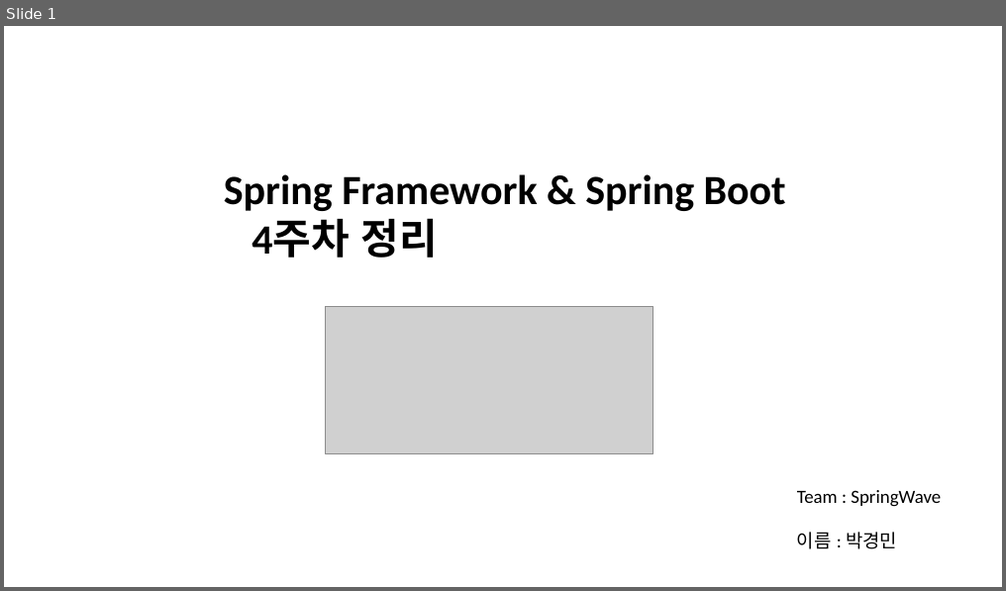
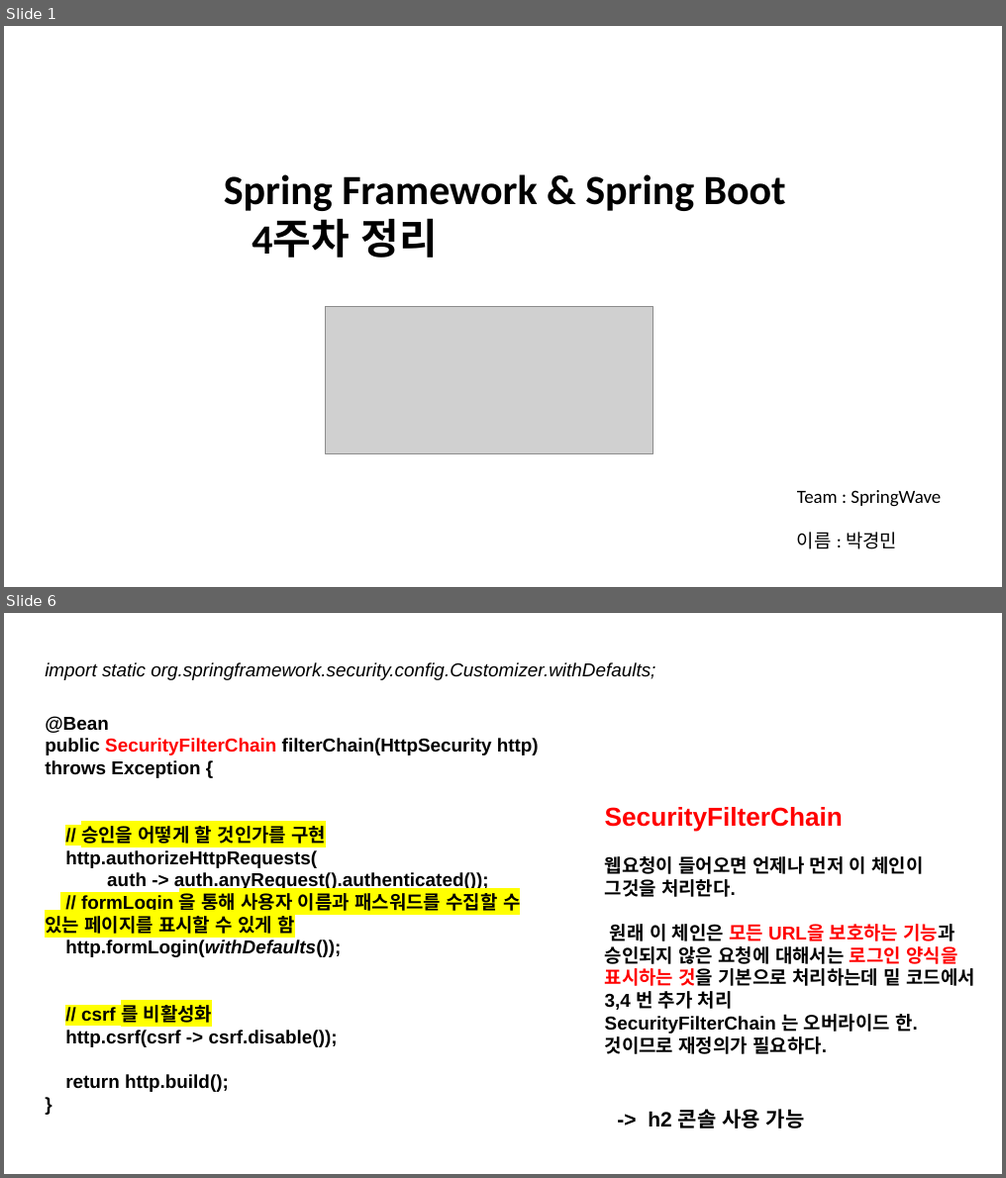
Before and after one commit to kyungmin1221/Tave_Study, a slide deck: 복습정리자료/spring 4주차 정리(kyungmin) .pptx. Shown one above the other, each under a label of ours: slide 1 before the commit, slides 1 and 6 after it; the slides between them are not shown. The pictures are 1006x591 and 1006x1178 pixels, drawn with LibreOffice and Linux fonts; fonts in the diff are those of the drawing; grey boxes stand for pictures. Boxes give left, top, right and bottom in pixels: in the first picture for what was removed or moved away, otherwise in the second. Text is boxed around its words. In the diff, an @@ line names an element or a change of style, - is before the commit and + after.

```diff
--- a/복습정리자료/spring 4주차 정리(kyungmin) .pptx
+++ b/복습정리자료/spring 4주차 정리(kyungmin) .pptx
@@ slide 6 added at (4, 613, 1002, 1174), background #FFFFFF @@
@@ text added at (45, 663, 655, 680), 18 pt, text #000000, italic @@
+import static org.springframework.security.config.Customizer.withDefaults;
@@ text added at (45, 716, 539, 1092), 18 pt, text #000000, bold @@
+@Bean
+public SecurityFilterChain filterChain(HttpSecurity http) throws Exception {
+// 승인을 어떻게 할 것인가를 구현
+http.authorizeHttpRequests(
+auth -> auth.anyRequest().authenticated());
+// formLogin 을 통해 사용자 이름과 패스워드를 수집할 수 있는 페이지를 표시할 수 있게 함
+http.formLogin(withDefaults());
+// csrf 를 비활성화
+http.csrf(csrf -> csrf.disable());
+return http.build();
+}
@@ text added at (605, 807, 975, 1055), 18 pt, text #000000, bold @@
+SecurityFilterChain
+웹요청이 들어오면 언제나 먼저 이 체인이 그것을 처리한다.
+원래 이 체인은 모든 URL을 보호하는 기능과 승인되지 않은 요청에 대해서는 로그인 양식을 표시하는 것을 기본으로 처리하는데 밑 코드에서 3,4 번 추가 처리
+SecurityFilterChain 는 오버라이드 한. 것이므로 재정의가 필요하다.
@@ text added at (648, 1109, 805, 1129), 20 pt, text #000000, bold @@
+-> h2 콘솔 사용 가능
```
Also in this commit, not shown: 1 slide changed, 5 other slides added, 5 slides removed.
